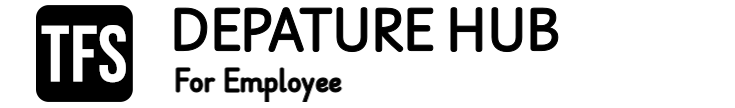
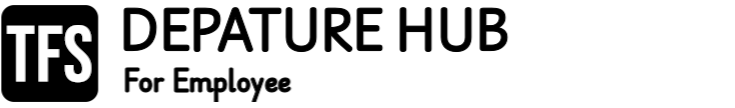
Layered file, before and after one edit (w=735, h=108). Changes by layer:
painted on "Base Font" over [123, 7, 559, 102]
painted on "logo_only_outside_black_round.png" over [1, 5, 133, 102]